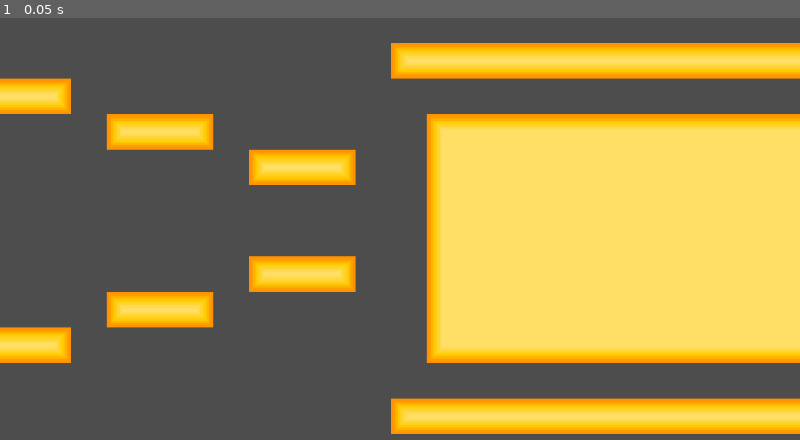
Above: before the commit, frame 1.
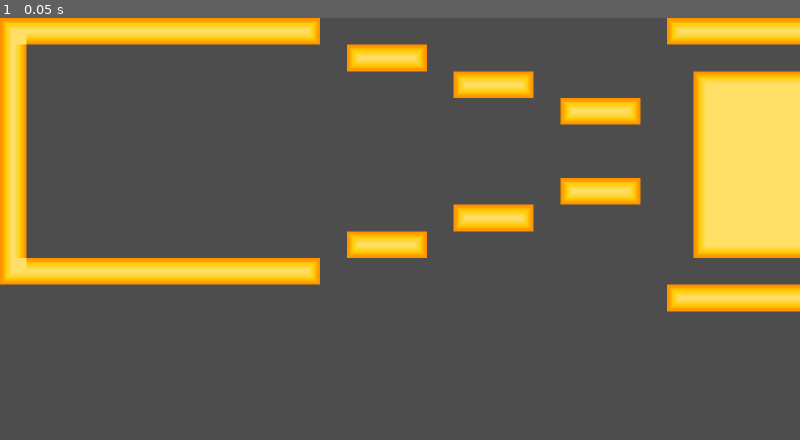
Above: after the commit, the same moment.

Repository: VICTORVILLU/joc-aran-bernat-victor
Game: Godot game, scene res://Scenes/map_1/map_1_map.tscn
The game is run twice, just before and just after one commit, with the same random seed, the same clock (stepped at 60 frames per second) and the same inputs. This scene is started directly instead of the project's main scene.
Inputs:
- Up to frame 1 (0.05 s): no input

The runs differ from the first frame. In frame 1, 48% of the frame differs, in the area x 0-100%, y 0-99%.

Commit message:
game scale changed

Diff:
--- a/Scenes/map_1/map_1_map.tscn
+++ b/Scenes/map_1/map_1_map.tscn
@@ -8,6 +8,3 @@
 
 [node name="MapsTilemap" parent="Tile Maps" instance=ExtResource("1_qyntf")]
 layer_0/tile_data = PackedInt32Array(0, 0, 1, 589824, 0, 3, 524288, 196608, 1, 458752, 196608, 1, 393216, 196608, 1, 32 …(3401 unchanged characters)…
-
-[node name="Camera2D" type="Camera2D" parent="."]
-position = Vector2(1616, 360)
--- a/project.godot
+++ b/project.godot
@@ -15,11 +15,19 @@
 config/features=PackedStringArray("4.2", "Forward Plus")
 config/icon="res://icon.svg"
 
+[display]
+
+window/stretch/mode="viewport"
+window/stretch/scale=0.6
+
+[input]
+
+player_1_controller={
+"deadzone": 0.5,
+"events": [Object(InputEventKey,"resource_local_to_scene":false,"resource_name":"","device":0,"window_id":0,"alt_pressed":false,"shift_pressed":false,"ctrl_pressed":false,"meta_pressed":false,"pressed":false,"keycode":0,"physical_keycode":32,"key_label":0,"unicode":0,"echo":false,"script":null)
+]
+}
+
 [rendering]
 
 textures/canvas_textures/default_texture_filter=0
-
-[display]
-
-window/stretch/mode="viewport"
-window/stretch/scale=0.8
